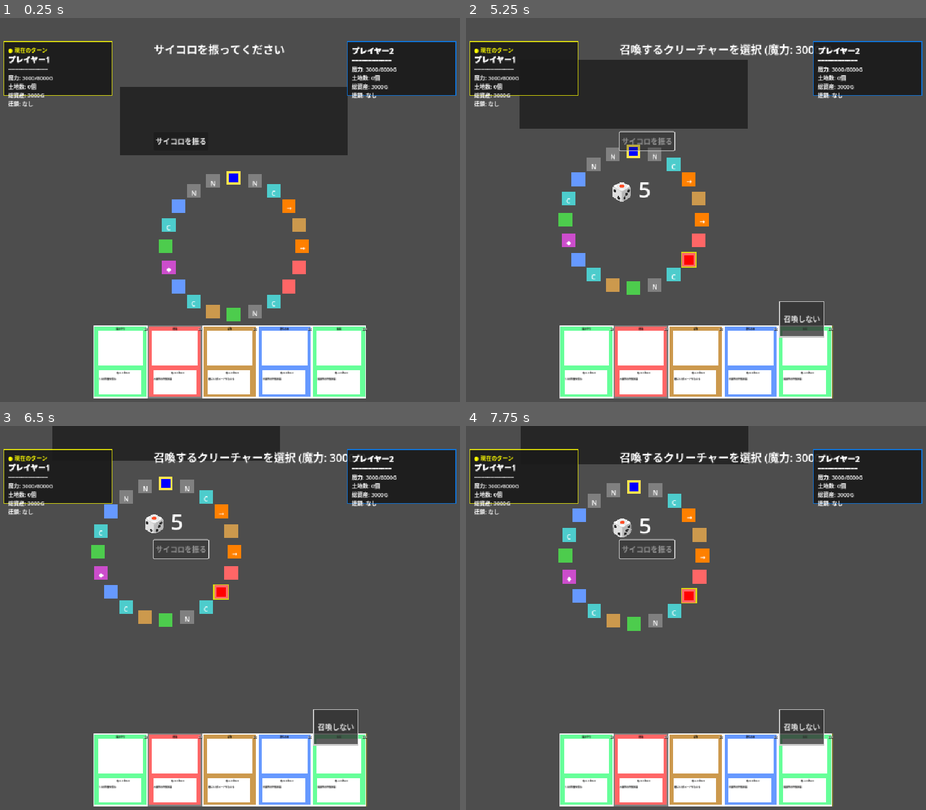
Above: before the commit, frames 1-4 (two rows, left to right).
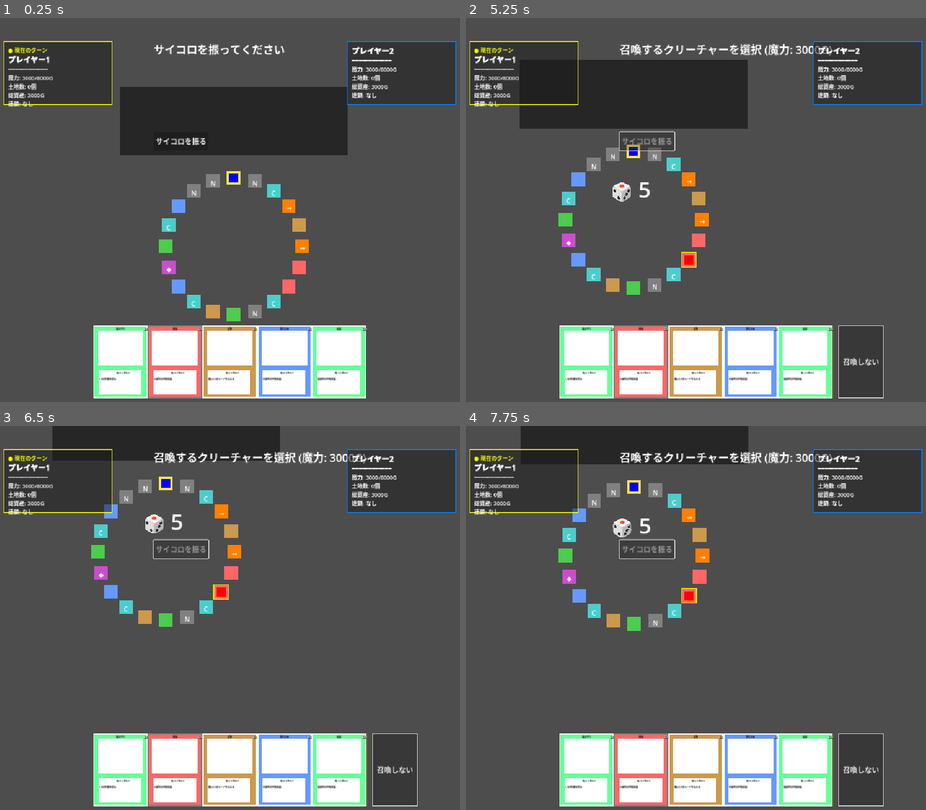
Above: after the commit, the same moments.

Repository: hiro0909yoshi/cardbattlegame
Game: Godot game, scene res://scenes/game.tscn
Two runs of this game, one before a commit and one after it. Both use one fixed random seed, a clock stepped at 60 frames per second and the inputs below.
Inputs (mouse positions are in pixels of both pictures, inside the frame that each line leads up to):
- Up to frame 1 (0.25 s): no input
- Up to frame 2 (5.25 s): tap Enter at 0.5 s; move the mouse to (797, 190) at 0.52 s; hold Right (ui_right) 0.53-1.25 s; tap F at 0.6 s; click (797, 190) at 0.67 s; tap Space at 0.77, 2.75, 4.52 s; drag from (599, 229) to (673, 286) at 1.27 s; click "サイコロを振る" at 2 s; move the mouse to (742, 125) at 2.77 s; hold Right (ui_right) 2.78-3.5 s; tap R at 2.85 s; drag from (673, 286) to (553, 152) at 3.52 s; move the mouse to (838, 267) at 4.27 s; hold Left (ui_left) 4.28-5 s; hold L 4.28-5 s; drag from (553, 152) to (627, 114) at 5.02 s
- Up to frame 3 (6.5 s): move the mouse to (253, 618) at 5.77 s; hold Down (ui_down) from 5.78 s (still down); hold K from 5.78 s (still down); click (253, 618) at 5.92 s
- Up to frame 4 (7.75 s): release Down (ui_down) at 6.5 s; release K at 6.5 s; drag from (627, 522) to (599, 637) at 6.52 s; move the mouse to (797, 598) at 7.27 s; hold Up (ui_up) from 7.28 s (still down); tap 2 at 7.35 s; tap Space at 7.52 s

The runs differ from the first frame. In frame 1, 1.1% of the frame differs, in the area x 0-100%, y 20-23%; in frame 2, 1.5%; in frame 3, 1.8%, in the area x 0-100%, y 7-100%; in frame 4, 1.8%.

Commit message:
カメラ微調整完了

Diff:
--- a/scripts/card_system.gd
+++ b/scripts/card_system.gd
@@ -178,7 +178,7 @@
 
 	var player_nodes = player_hands[player_id]["nodes"]
 	var viewport_size = get_viewport().get_visible_rect().size
-	var card_y = viewport_size.y - 150
+	var card_y = viewport_size.y - 170
 
 	# 現在の手札枚数に応じて中心から再配置
 	var hand_size = player_nodes.size()
--- a/scripts/ui_components/card_selection_ui.gd
+++ b/scripts/ui_components/card_selection_ui.gd
@@ -126,9 +126,17 @@
 			pass_button.text = "パス"
 
 	# 位置設定（手札の右側）
-	var last_card_x = 100 + hand_count * 120
-	pass_button.position = Vector2(last_card_x, 620)
-	pass_button.size = Vector2(100, 80)
+	# カードと同じ中央配置計算を使用
+	var viewport_size = get_viewport().get_visible_rect().size
+	var card_width = 100  # カード幅
+	var card_spacing = 25  # カード間隔
+	var total_width = hand_count * (card_width + card_spacing)
+	var start_x = (viewport_size.x - total_width) / 2
+
+	# 最後のカードの右側に配置
+	var last_card_x = start_x + hand_count * (card_width + card_spacing)
+	pass_button.position = Vector2(last_card_x, viewport_size.y - 170)  # カードと同じ高さ
+	pass_button.size = Vector2(100, 160)
 	pass_button.pressed.connect(_on_pass_button_pressed)
 
 	# ボタンスタイル設定
--- a/scripts/ui_components/player_info_panel.gd
+++ b/scripts/ui_components/player_info_panel.gd
@@ -50,11 +50,11 @@
 	else:
 		info_panel.position = Vector2(775, 50)
 
-	info_panel.size = Vector2(240, 120)
+	info_panel.size = Vector2(240, 140)
 
 	# パネルスタイル設定
 	var panel_style = StyleBoxFlat.new()
-	panel_style.bg_color = Color(0.1, 0.1, 0.1, 0.9)
+	panel_style.bg_color = Color(0.1, 0.1, 0.1, 0.5)
 	panel_style.border_width_left = 2
 	panel_style.border_width_right = 2
 	panel_style.border_width_top = 2
